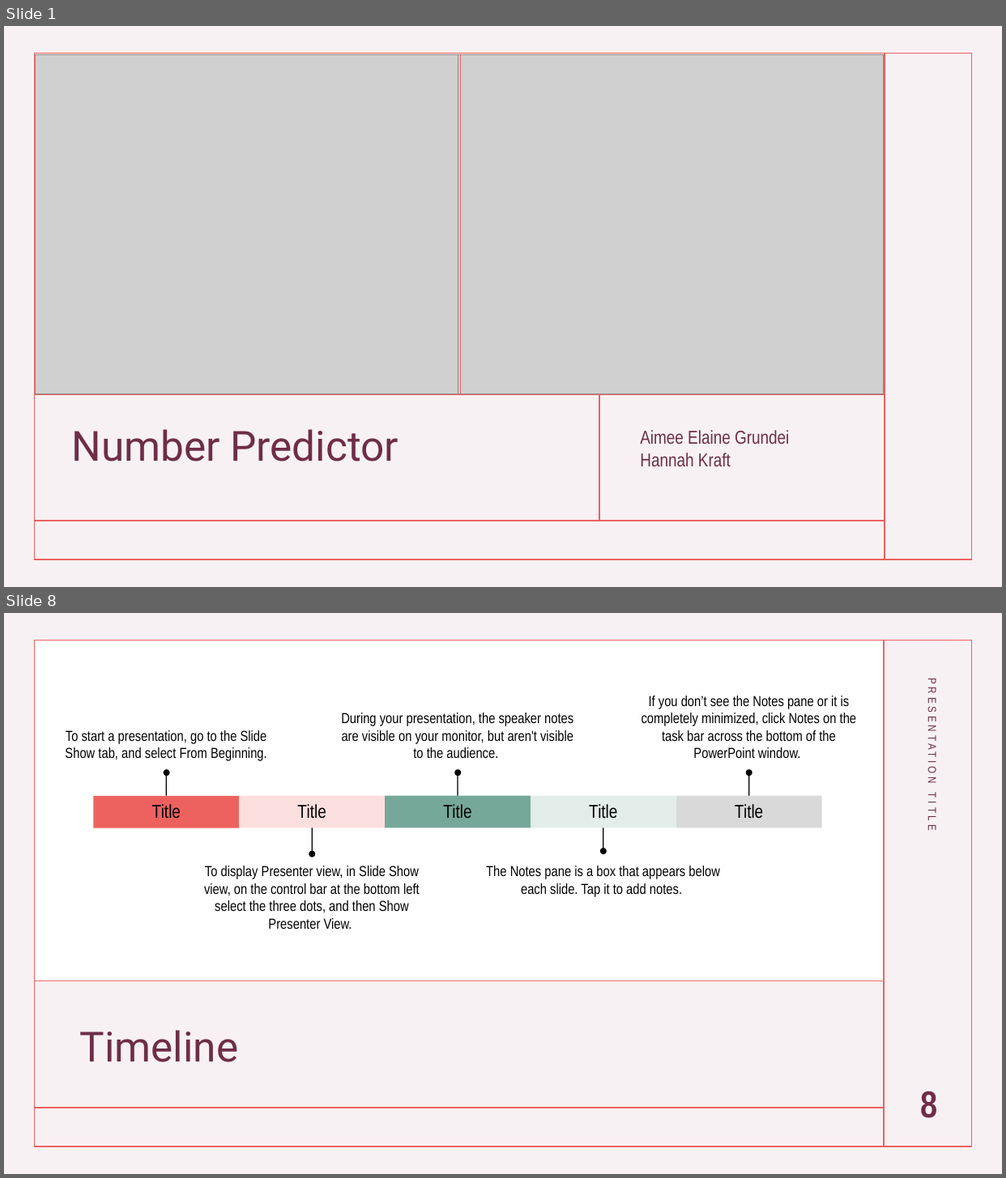
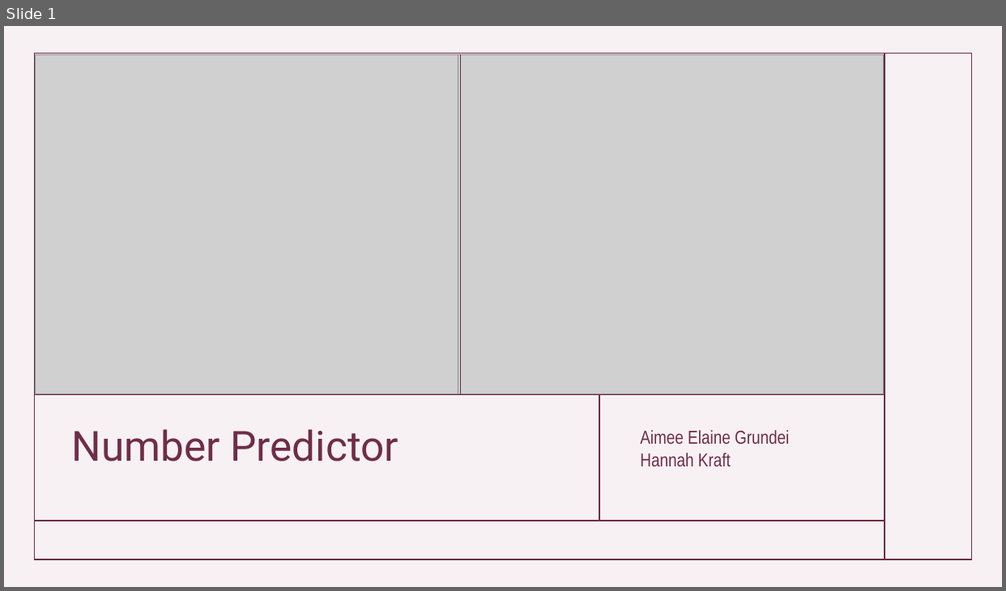
Before and after one commit to AimeeElaineGrundei/project_dski_mnist_dataset, a slide deck: project_documentation/presentation_project_dski.pptx. Shown one above the other, each under a label of ours: slides 1 and 8 before the commit, slide 1 after it; the slides between them are not shown. The pictures are 1006x1178 and 1006x591 pixels, drawn with LibreOffice and Linux fonts; fonts in the diff are those of the drawing; grey boxes stand for pictures. Boxes give left, top, right and bottom in pixels: in the first picture for what was removed or moved away, otherwise in the second. Text is boxed around its words. In the diff, an @@ line names an element or a change of style, - is before the commit and + after.

```diff
--- a/project_documentation/presentation_project_dski.pptx
+++ b/project_documentation/presentation_project_dski.pptx
@@ slide 8 removed at box(4, 613, 1002, 1174), background #9E3E65 at 7% opacity; not listed: 1 template element that a slide beside it also shows @@
@@ rectangle removed at box(35, 641, 884, 983) @@
@@ line removed from (884, 641) to (884, 1147) @@
@@ text removed at box(926, 688, 939, 830) @@
-PRESENTATION TITLE
@@ group removed at box(65, 696, 857, 929): 10 texts, 5 rectangles, 5 lines, 5 ellipses @@
-Title
-To start a presentation, go to the Slide Show tab, and select From Beginning.
-Title
-To display Presenter view, in Slide Show view, on the control bar at the bottom left select the three dots, and then Show Presenter View.
-Title
-During your presentation, the speaker notes are visible on your monitor, but aren't visible to the audience.
-Title
-The Notes pane is a box that appears below each slide. Tap it to add notes.
-Title
-If you don’t see the Notes pane or it is completely minimized, click Notes on the task bar across the bottom of the PowerPoint window.
@@ line removed from (35, 982) to (884, 982) @@
@@ title removed at box(80, 1030, 239, 1063) @@
-Timeline
@@ page number removed at box(920, 1091, 937, 1118) @@
-8
@@ line removed from (35, 1108) to (884, 1108) @@
@@ slide 1 changed as well @@
@@ rectangle at box(34, 54, 972, 561): outline #ED625F 1 pt to #6F2C47 1 pt @@
@@ line (461, 395) - (461, 54): stroke #ED625F 1 pt to #6F2D47 1 pt @@
@@ line (884, 54) - (884, 560): stroke #ED625F 1 pt to #6F2C47 1 pt @@
@@ line (34, 395) - (884, 395): stroke #ED625F 1 pt to #6F2C47 1 pt @@
@@ line (600, 395) - (600, 522): stroke #ED625F 1 pt to #6F2C47 1 pt @@
@@ line (34, 521) - (884, 521): stroke #ED625F 1 pt to #6F2C47 1 pt @@
```
Also in this commit, not shown: 6 slides added, 10 other slides removed.
